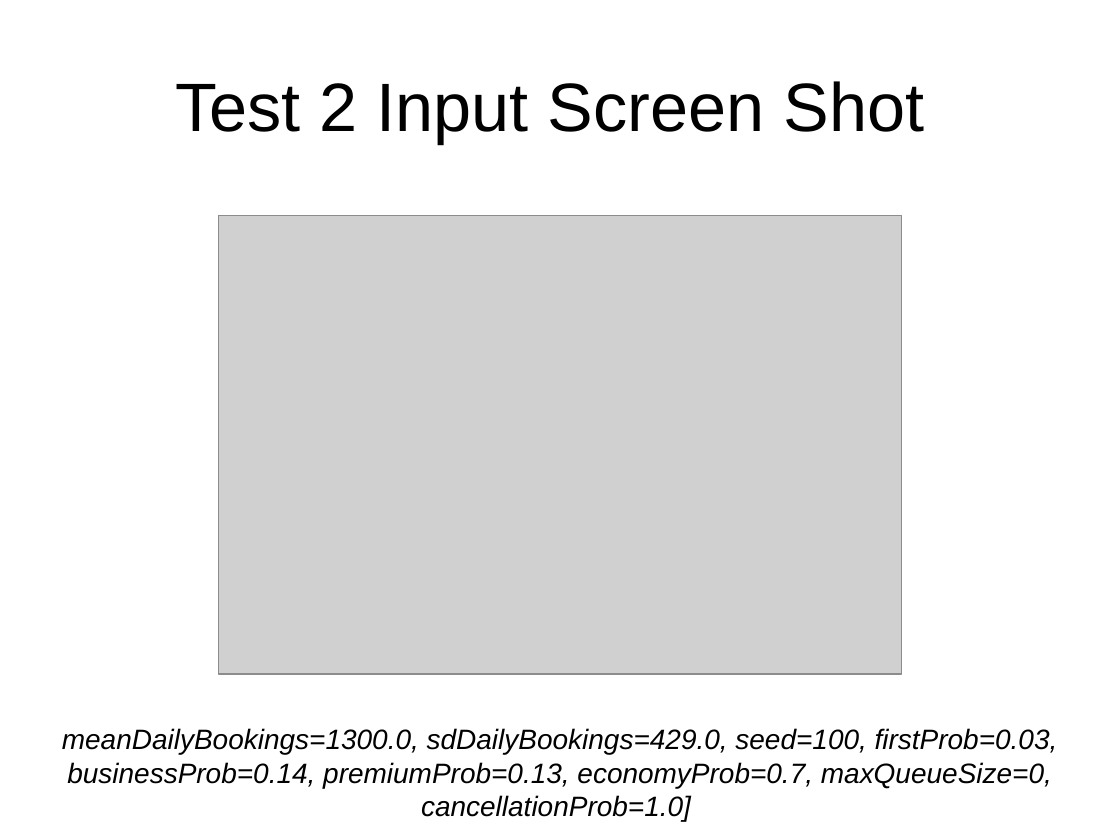
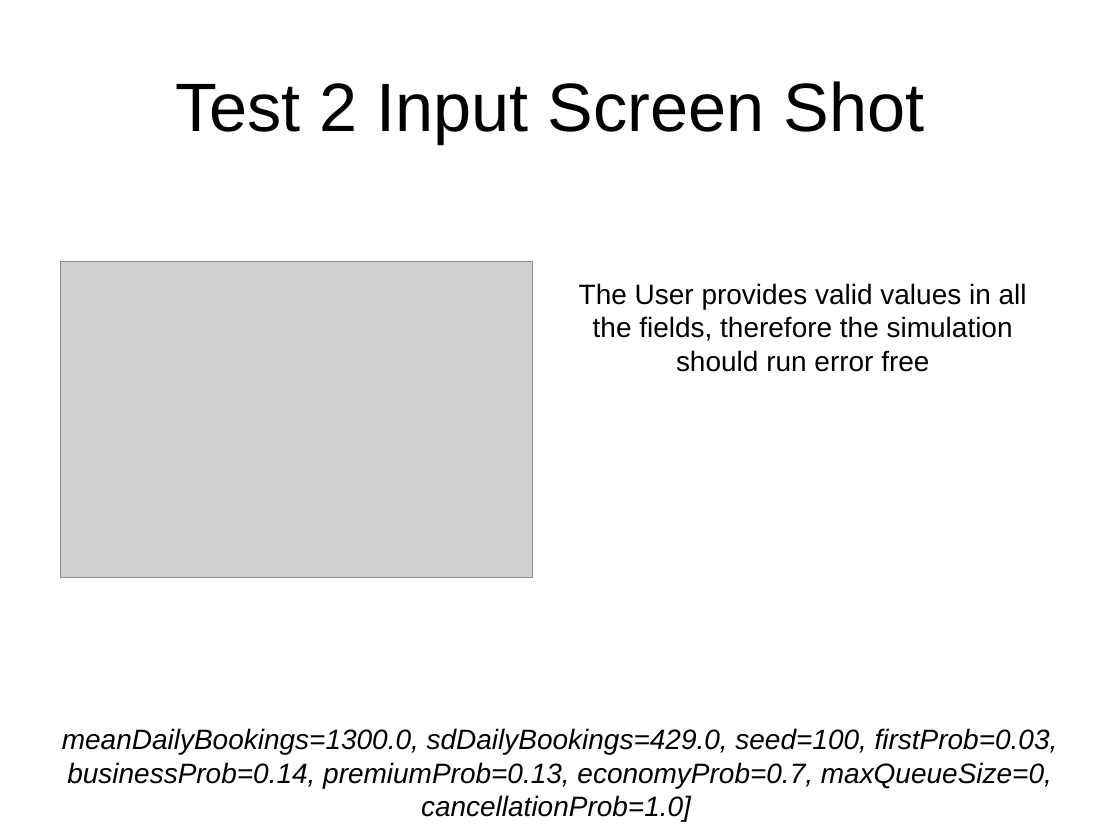
Before and after one commit to mitchellharvey97/Cab302-Ass2-2016, a slide deck: slide 7 of GUITestPlan.pptx. Drawn at 1120x840 pixels with LibreOffice and Linux fonts; fonts in the diff are those of the drawing; grey boxes stand for pictures. Boxes give left, top, right and bottom in pixels: in the first picture for what was removed or moved away, otherwise in the second. Text is boxed around its words. In the diff, an @@ line names an element or a change of style, - is before the commit and + after.

Commit message:
Adding Test Plan

```diff
--- a/GUITestPlan.pptx
+++ b/GUITestPlan.pptx
@@ picture: place and size @@
-picture at (218,216,902,674)
+picture at (60,261,532,577)
@@ text added at (579,283,1027,372), 18 pt, text #000000 @@
+The User provides valid values in all the fields, therefore the simulation should run error free
```
Also in this commit, not shown: 10 other slides changed, 5 slides added, 2 slides removed, 1 other file.
